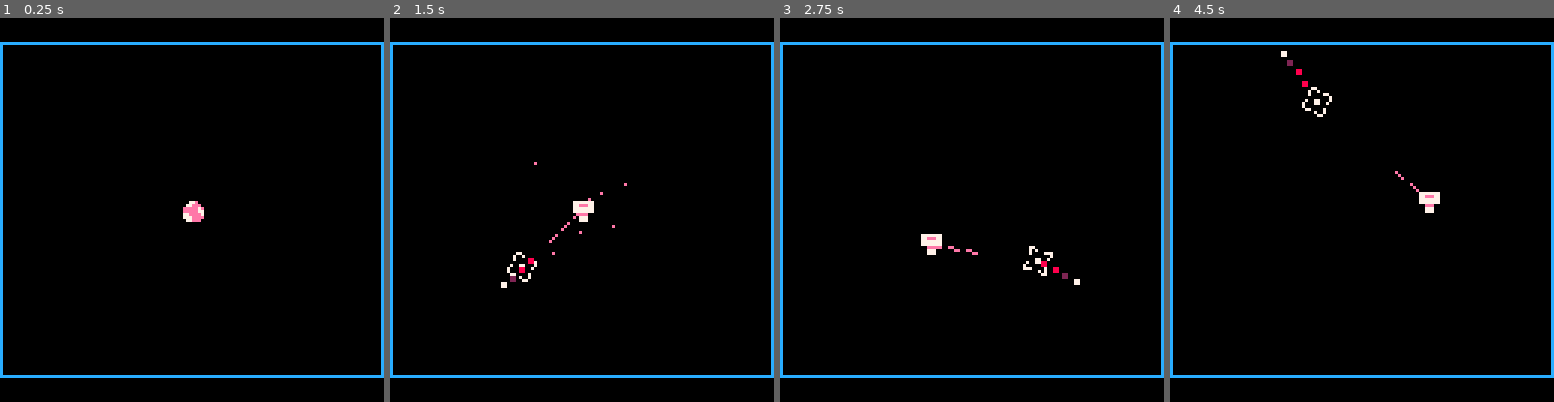
Above: before the commit, frames 1-4 (left to right).
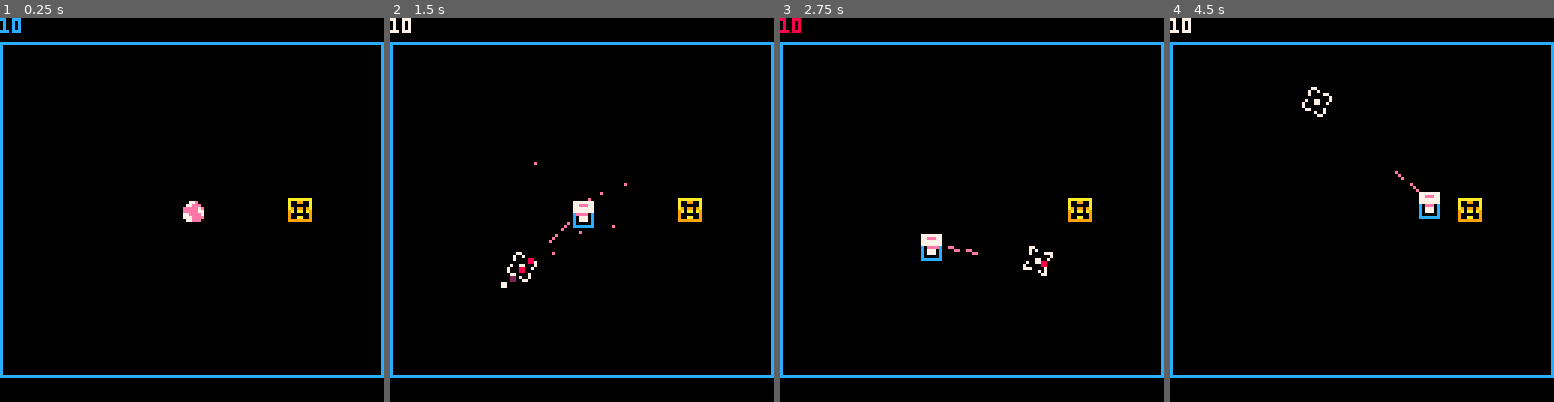
Above: after the commit, the same moments.

Repository: ImmuneSnow/evileggdemake
Game: PICO-8 cartridge evilegg.p8
Same seed, same stepped clock (60 frames per second), same inputs: the game is played once before the commit and once after it.
Inputs (mouse positions are in pixels of both pictures, inside the frame that each line leads up to):
- Up to frame 1 (0.25 s): no input
- Up to frame 2 (1.5 s): tap O (Z key) at 0.33, 0.7, 1.43 s; click (459, 121) at 0.67 s; click (520, 267) at 1.22 s
- Up to frame 3 (2.75 s): click (975, 114) at 1.77 s; hold Left 1.97-2.37 s; tap O (Z key) at 2.22 s; click (1037, 259) at 2.32 s; hold Down from 2.42 s (still down)
- Up to frame 4 (4.5 s): release Down at 2.82 s; click (1492, 106) at 2.87 s; hold Right 2.87-3.53 s; tap O (Z key) at 3.1, 3.98 s; click (1254, 256) at 3.42 s; hold Up 3.58-4.08 s; click (1315, 102) at 3.97 s; hold Right from 4.13 s (still down)

The runs differ from the first frame. In frame 1, 0.4% of the frame differs, in the area x 0-82%, y 0-54%; in frame 2, 0.5%; in frame 3, 0.5%; in frame 4, 0.6%.

Commit message:
Refactor bullet life to use b_range variable

Diff:
--- a/evilegg.p8
+++ b/evilegg.p8
@@ -27,6 +27,11 @@
 local btrails = {}
 
 local particles = {}
+
+local b_range = 10
+
+local cshadow = 44
+local cshadow_time = 2
 
 function _init()
     poke(0x5f2d, 1)
@@ -95,7 +100,7 @@
         y=iy,
         xv=ixv,
         yv=iyv,
-        life=100,
+        life=b_range,
         draw=function(self)
             self.x+=self.xv
             self.y+=self.yv
@@ -197,6 +202,14 @@
             newbullet(posx, posy, cos(aim) * 4, sin(aim) * 4)
         end
     end
+
+    if hatched then
+        if flr(time() * 20) % 2 == 0 then
+            cshadow = 44
+        else
+            cshadow = 45
+        end
+    end
 end
 
 -- dont ask me how this works, i have no idea
@@ -240,6 +253,7 @@
         end
 
         -- draw player sprite on top of the line
+        spr(cshadow, posx-3, posy-1)
         spr(1, posx-3, posy-3)
 
         -- draw cursor
@@ -248,29 +262,57 @@
         for i in all (btrails) do i.draw(i) end
         for i in all (bullets) do i.draw(i) end
     end
-end
-…(25 lines of a section not shown)…
+    spr(36, 96, 60)
+    if posx >= 93 then
+        b_range += 5
+        sfx(7)
+    end
+    print(b_range)
+end
+…(47 lines of a section not shown)…
Not shown, changed: 29 lines of the sprite sheet (__gfx__) section of evilegg.p8
Not shown, changed: the sound effects (__sfx__) section of evilegg.p8
